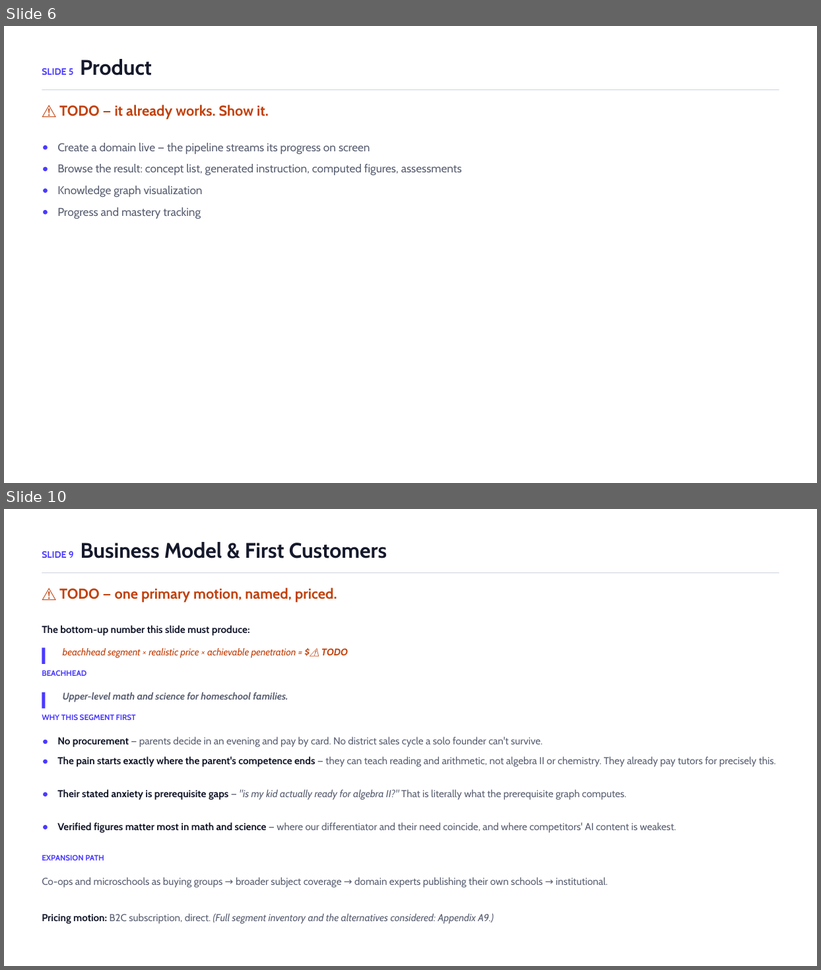
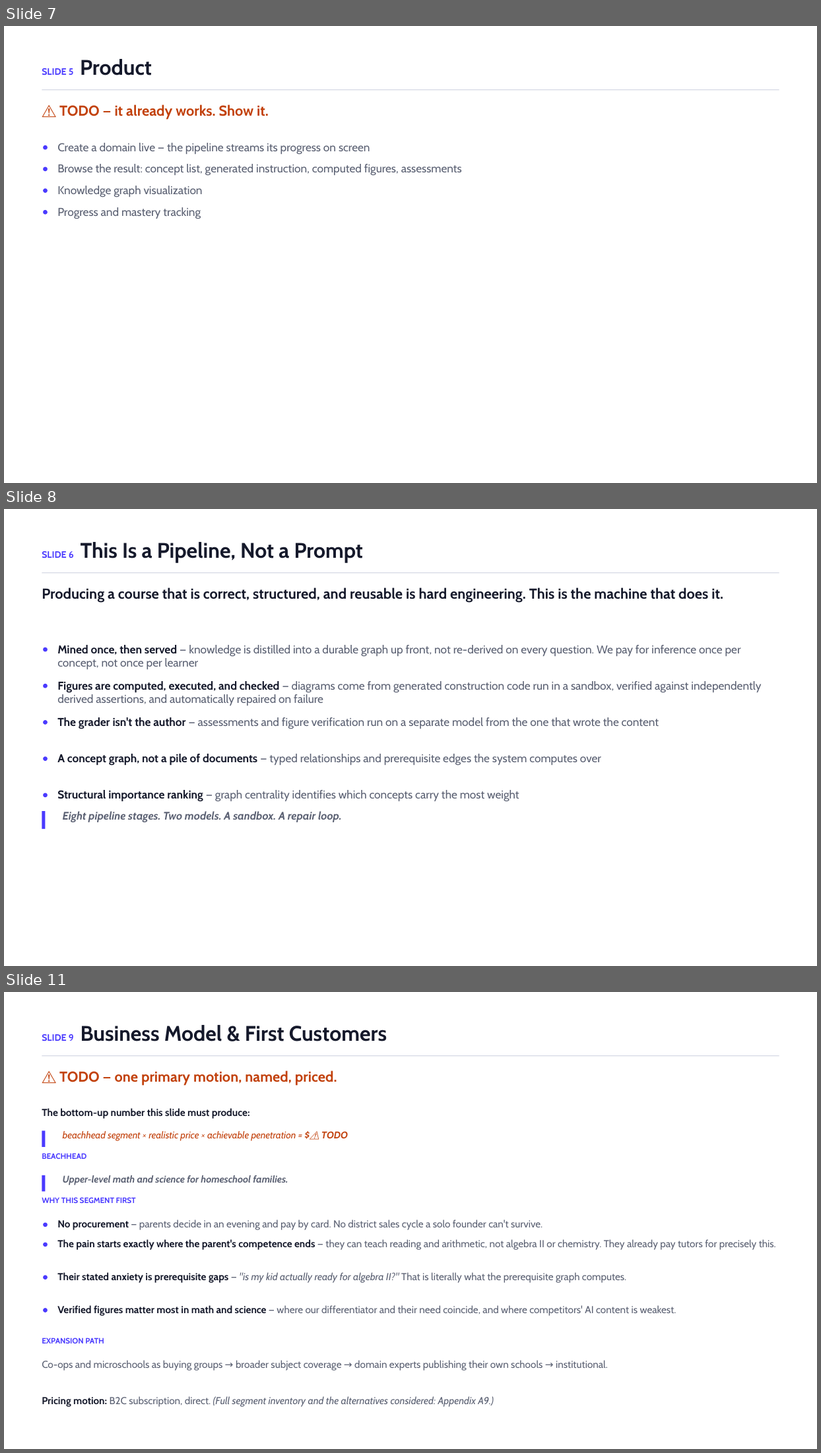
Before and after one commit to ChuckIrvine/qlaudia, a slide deck: pitch_deck/qlaudia_pitch_deck.pptx. Shown one above the other, each under a label of ours: slides 6 and 10 before the commit, slides 7, 8 and 11 after it; the slides between them are not shown. The pictures are 821x970 and 821x1453 pixels, drawn with LibreOffice and Linux fonts; fonts in the diff are those of the drawing. Boxes give left, top, right and bottom in pixels: in the first picture for what was removed or moved away, otherwise in the second. Text is boxed around its words. In the diff, an @@ line names an element or a change of style, - is before the commit and + after.

```diff
--- a/pitch_deck/qlaudia_pitch_deck.pptx
+++ b/pitch_deck/qlaudia_pitch_deck.pptx
@@ slide 8 added at (4,509,817,966), background #FFFFFF @@
@@ text added at (42,542,363,563), 25 pt, text #15192B, bold @@
+SLIDE 6 This Is a Pipeline, Not a Prompt
@@ rectangle added at (42,572,780,573), fill #D8DBE6 @@
@@ text added at (42,588,723,603), 17 pt, text #15192B, bold @@
+Producing a course that is correct, structured, and reusable is hard engineering. This is the machine that does it.
@@ text added at (57,645,741,669), 13.5 pt, text #5A6072 @@
+Mined once, then served — knowledge is distilled into a durable graph up front, not re-derived on every question. We pay for inference once per concept, not once per learner
@@ ellipse added at (43,648,48,652), fill #4A3AFF @@
@@ ellipse added at (43,684,48,689), fill #4A3AFF @@
@@ text added at (57,681,761,706), 13.5 pt, text #5A6072 @@
+Figures are computed, executed, and checked — diagrams come from generated construction code run in a sandbox, verified against independently derived assertions, and automatically repaired on failure
@@ ellipse added at (43,720,48,724), fill #4A3AFF @@
@@ text added at (57,718,659,729), 13.5 pt, text #5A6072 @@
+The grader isn't the author — assessments and figure verification run on a separate model from the one that wrote the content
@@ ellipse added at (43,757,48,761), fill #4A3AFF @@
@@ text added at (57,754,601,766), 13.5 pt, text #5A6072 @@
+A concept graph, not a pile of documents — typed relationships and prerequisite edges the system computes over
@@ ellipse added at (43,793,48,797), fill #4A3AFF @@
@@ text added at (57,790,519,802), 13.5 pt, text #5A6072 @@
+Structural importance ranking — graph centrality identifies which concepts carry the most weight
@@ rectangle added at (42,811,46,829), fill #4A3AFF @@
@@ text added at (63,811,342,823), 13 pt, text #5A6072, bold, italic @@
+Eight pipeline stages. Two models. A sandbox. A repair loop.
@@ what was slide 6 is now slide 7 @@
@@ what was slide 10 is now slide 11 @@
```
Also in this commit, not shown: 6 slides changed, 4 other slides added, 2 slides removed, 2 other files.
